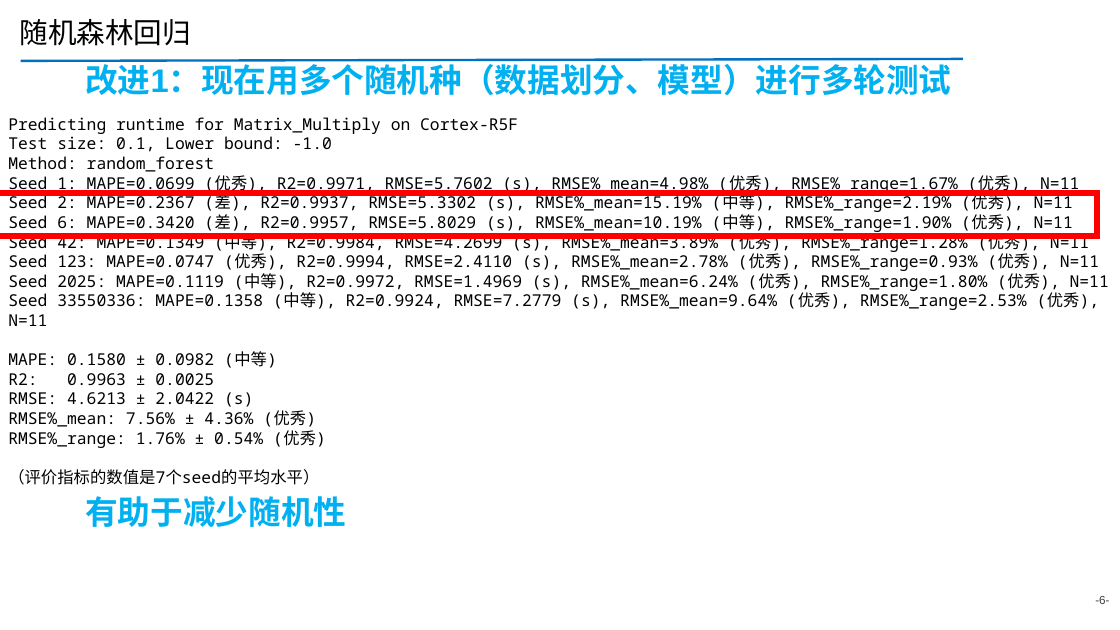
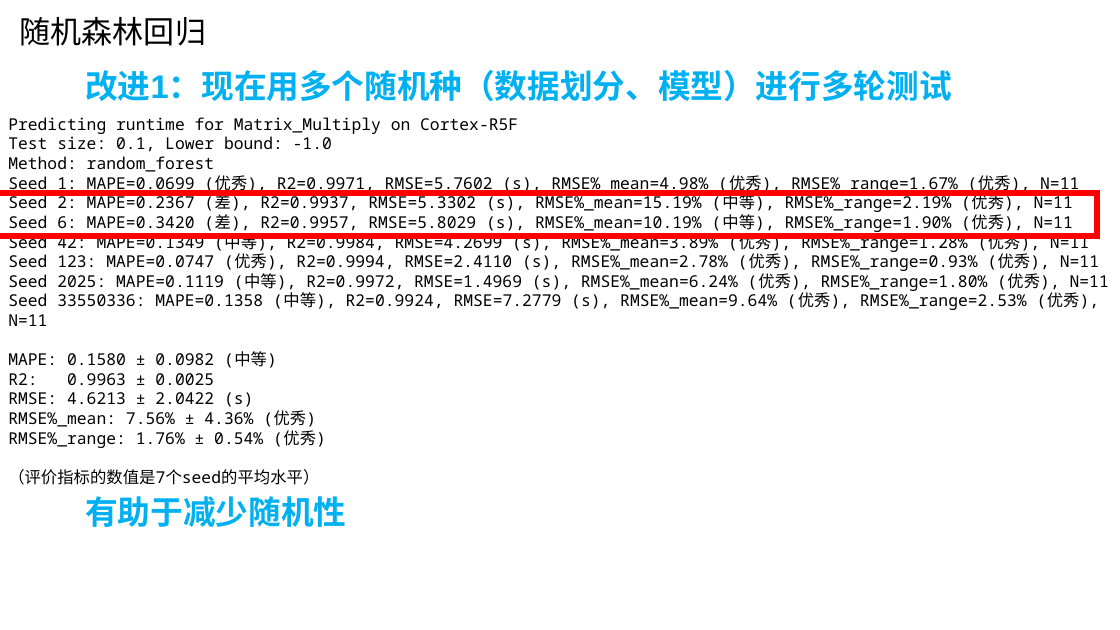
Before and after one commit to AE-26710/Time-Prediction, a slide deck: slide 6 of 20251106-同平台runtime预测-金.pptx. Drawn at 1120x630 pixels with LibreOffice and Linux fonts; fonts in the diff are those of the drawing. Boxes give left, top, right and bottom in pixels: in the first picture for what was removed or moved away, otherwise in the second. Text is boxed around its words. In the diff, an @@ line names an element or a change of style, - is before the commit and + after.

```diff
--- a/20251106-同平台runtime预测-金.pptx
+++ b/20251106-同平台runtime预测-金.pptx
@@ text "随机森林回归" at [20, 17, 206, 46]: size 24.5 to 26.6 pt; line spacing 0.9 to 0.8 @@
@@ line removed from (21, 60) to (963, 59) @@
@@ title "改进1：现在用多个随机种（数据划分、模型）进行多轮测试" at [85, 70, 951, 101]: vertical alignment top to middle @@
@@ page number removed at [1095, 596, 1109, 604] @@
--6-
```
Also in this commit, not shown: 34 other slides changed, 1 slide added, 5 other files.
